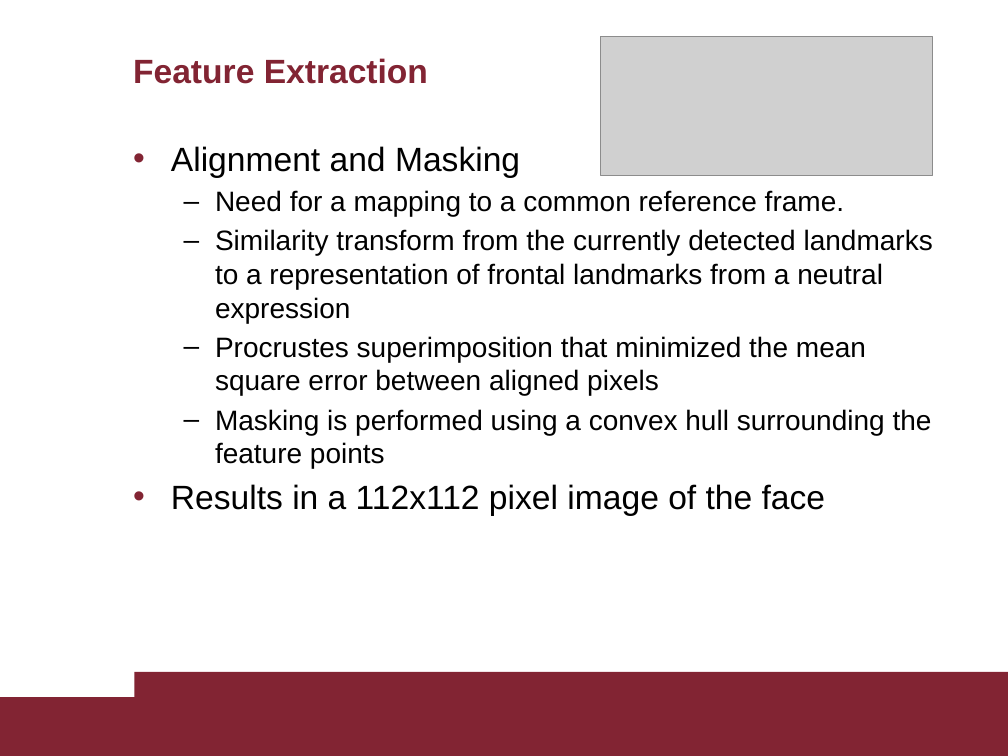
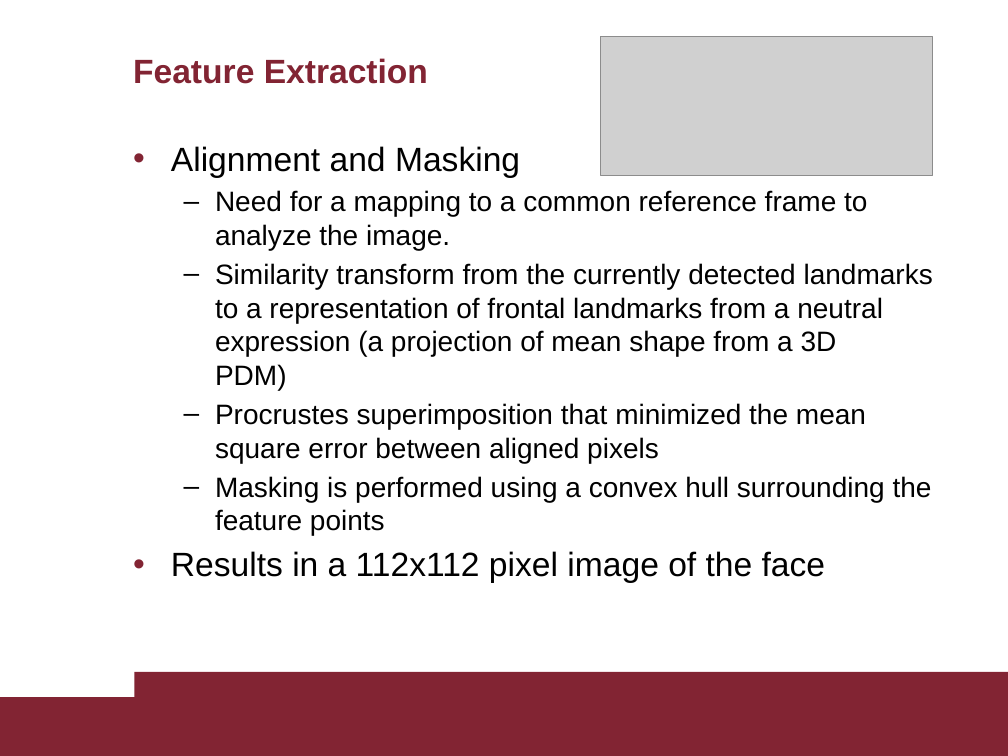
Before and after one commit to AscaL/thesis, a slide deck: slide 12 of Tesi Emanuele Orfanelli 1383726.pptx. Drawn at 1008x756 pixels with LibreOffice and Linux fonts; fonts in the diff are those of the drawing; grey boxes stand for pictures. Boxes give left, top, right and bottom in pixels: in the first picture for what was removed or moved away, otherwise in the second. Text is boxed around its words. In the diff, an @@ line names an element or a change of style, - is before the commit and + after.

Commit message:
ppt

```diff
--- a/Tesi Emanuele Orfanelli 1383726.pptx
+++ b/Tesi Emanuele Orfanelli 1383726.pptx
@@ text at (215,190,933,390): text changed @@
-  – Need for a mapping to a common reference frame.
-  – Similarity transform from the currently detected landmarks to a representation of frontal landmarks from a neutral expression
+  – Need for a mapping to a common reference frame to analyze the image.
+  – Similarity transform from the currently detected landmarks to a representation of frontal landmarks from a neutral expression (a projection of mean shape from a 3D
+    PDM)
```
Also in this commit, not shown: 5 other slides changed.
